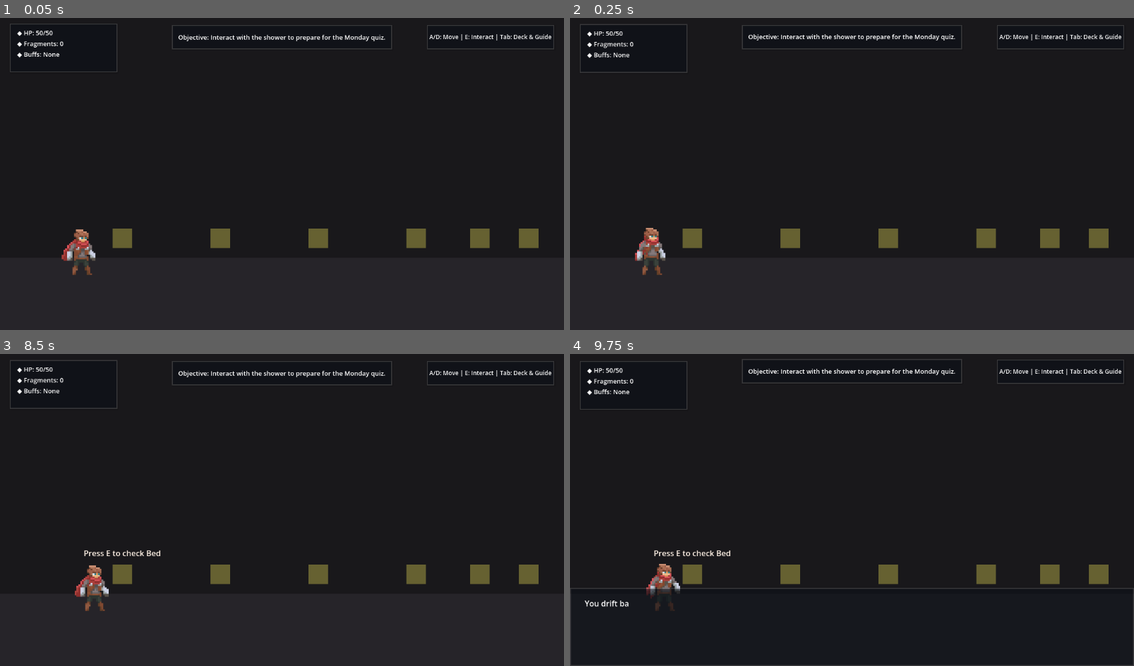
Above: before the commit, frames 1-4 (two rows, left to right).
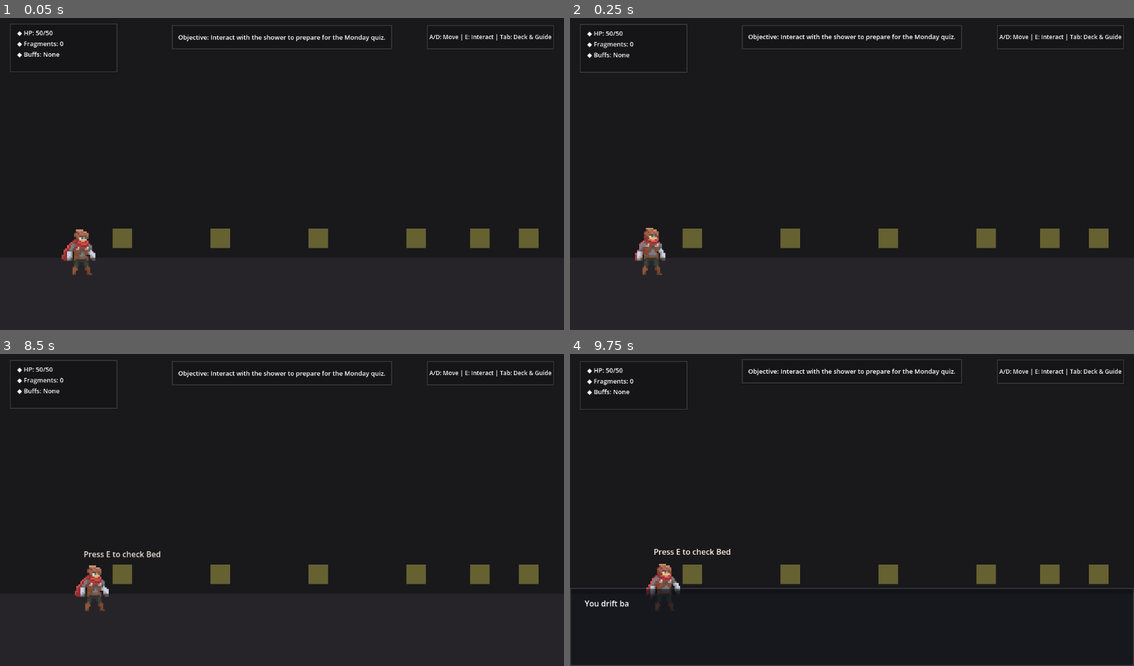
Above: after the commit, the same moments.

Repository: Team-Diospa/Before-The-Colours-Fade
Game: Godot game, scene res://scenes/exploration/apartment.tscn
Two runs of this game, one before a commit and one after it. Both use one fixed random seed, a clock stepped at 60 frames per second and the inputs below.
Inputs (mouse positions are in pixels of both pictures, inside the frame that each line leads up to):
- Up to frame 1 (0.05 s): no input
- Up to frame 2 (0.25 s): no input
- Up to frame 3 (8.5 s): tap Enter at 0.5 s; move the mouse to (406, 491) at 0.52 s; tap A (a) at 0.6, 3.8 s; click (406, 491) at 0.67 s; tap D (d) at 0.8, 5.1, 8.3 s; drag from (169, 522) to (315, 569) at 1.27 s; move the mouse to (338, 438) at 2.02 s; hold E (e) 2.03-2.75 s; click (338, 438) at 2.17 s; tap S (s) at 2.3, 6.6 s; drag from (253, 572) to (479, 569) at 2.77 s; move the mouse to (451, 556) at 3.52 s; tap W (w) at 3.6, 6.8, 8.1 s; click (451, 556) at 3.67 s; drag from (112, 460) to (315, 569) at 4.27 s; move the mouse to (310, 506) at 5.02 s; hold E (e) 5.03-5.75 s; click (310, 506) at 5.17 s; drag from (197, 428) to (417, 569) at 5.77 s; move the mouse to (406, 491) at 6.52 s; click (406, 491) at 6.67 s; drag from (169, 522) to (253, 572) at 7.27 s; move the mouse to (338, 438) at 8.02 s; click (338, 438) at 8.17 s
- Up to frame 4 (9.75 s): tap E (e) at 8.75 s; drag from (823, 572) to (1049, 569) at 8.77 s; click "Sleep (Avoid the morning)" at 9.5 s

The runs differ from the first frame. In frame 3, 0.2% of the frame differs, in the area x 14-29%, y 62-66%; in frame 4, 0.2%, in the area x 14-29%, y 62-65%.

Commit message:
feat: implement core game systems including main menu, interaction component, and scene management singletons

Diff:
--- a/core/components/Interactable.gd
+++ b/core/components/Interactable.gd
@@ -18,6 +18,9 @@
 # Programmatic UI prompt label.
 var prompt_label: Label
 
+# Accumulate elapsed time for the vertical bobbing animation.
+var _time: float = 0.0
+
 func _ready() -> void:
 	# Create and configure visual prompt label.
 	prompt_label = Label.new()
@@ -32,6 +35,12 @@
 	# Connect local Area2D signals to handle proximity detection.
 	body_entered.connect(_on_body_entered)
 	body_exited.connect(_on_body_exited)
+
+func _process(delta: float) -> void:
+	# Gently bob the prompt label vertically when the player is nearby to draw visual attention.
+	if is_player_near and prompt_label.visible:
+		_time += delta
+		prompt_label.position.y = -95.0 + sin(_time * 4.0) * 4.0
 
 func _input(event: InputEvent) -> void:
 	# Check if player is near and presses the mapped interaction key 'e'.
@@ -51,8 +60,20 @@
 	if body is ExplorationPlayer:
 		is_player_near = true
 		prompt_label.visible = true
+		prompt_label.modulate.a = 0.0
+		# Reset positions and run a smooth fade-in tween
+		_time = 0.0
+		prompt_label.position.y = -95.0
+		var tw = create_tween()
+		tw.tween_property(prompt_label, "modulate:a", 1.0, 0.15)
 
 func _on_body_exited(body: Node2D) -> void:
 	if body is ExplorationPlayer:
 		is_player_near = false
-		prompt_label.visible = false
+		# Run a smooth fade-out tween to avoid harsh visual popping
+		var tw = create_tween()
+		tw.tween_property(prompt_label, "modulate:a", 0.0, 0.12)
+		await tw.finished
+		# Ensure player hasn't quickly re-entered the zone before hiding
+		if not is_player_near:
+			prompt_label.visible = false
--- a/core/singletons/DialogueSystem.gd
+++ b/core/singletons/DialogueSystem.gd
@@ -68,7 +68,7 @@
 		style_box.shadow_offset = Vector2(2, 2)
 
 		text_label.add_theme_color_override("font_color", Color(1.0, 1.0, 1.0, 1.0))
-		speaker_label.add_theme_color_override("font_color", Color(0.4, 0.7, 1.0, 1.0)) # Sky blue badge
+		speaker_label.add_theme_color_override("font_color", Color(0.85, 0.85, 0.9, 1.0)) # Soft silver speaker badge
 		continue_indicator.add_theme_color_override("font_color", Color(0.6, 0.7, 0.8, 1.0))
 
 	dialogue_panel.add_theme_stylebox_override("panel", style_box)
@@ -239,10 +239,11 @@
 			body_text = parts[1]
 
 	if speaker != "":
+		# RATIONALE: Strip brackets if the name is wrapped in them, and do not add brackets to speaker names.
 		if speaker.begins_with("[") and speaker.ends_with("]"):
+			speaker_label.text = speaker.substr(1, speaker.length() - 2)
+		else:
 			speaker_label.text = speaker
-		else:
-			speaker_label.text = "[" + speaker + "]"
 	else:
 		speaker_label.text = ""
 
@@ -250,20 +251,24 @@
 	text_label.text = body_text
 
 	# Style-specific text modulations for high contrast and readability.
-	if speaker_label.text == "[System]":
+	if speaker_label.text == "System":
 		if _is_dream_world:
-			text_label.add_theme_color_override("font_color", Color(0.55, 0.4, 0.1, 1.0)) # Golden-brown system text in dream
-			speaker_label.add_theme_color_override("font_color", Color(0.55, 0.4, 0.1, 1.0))
+			# RATIONALE: Use a neutral graphite/pencil-grey color for the system speaker and system message text
+			# to fit cleanly into the warm beige sketch style of the dream world without dirty green/brown tints.
+			text_label.add_theme_color_override("font_color", Color(0.3, 0.3, 0.35, 1.0))
+			speaker_label.add_theme_color_override("font_color", Color(0.3, 0.3, 0.35, 1.0))
 		else:
-			text_label.add_theme_color_override("font_color", Color(0.8, 0.7, 0.4, 1.0)) # Muted gold system text in reality
-			speaker_label.add_theme_color_override("font_color", Color(0.8, 0.7, 0.4, 1.0))
+			# RATIONALE: Use a neutral light silver-grey color for the system speaker and system message text
+			# to stand out clearly but elegantly in the dark slate reality style without jarring amber highlights.
+			text_label.add_theme_color_override("font_color", Color(0.8, 0.8, 0.85, 1.0))
+			speaker_label.add_theme_color_override("font_color", Color(0.8, 0.8, 0.85, 1.0))
 	else:
 		if _is_dream_world:
 			text_label.add_theme_color_override("font_color", Color(0.12, 0.12, 0.15, 1.0)) # Dark slate body in dream
 			speaker_label.add_theme_color_override("font_color", Color(0.65, 0.25, 0.15, 1.0)) # Warm brick-red speaker in dream
 		else:
 			text_label.add_theme_color_override("font_color", Color(1.0, 1.0, 1.0, 1.0)) # White body in reality
-			speaker_label.add_theme_color_override("font_color", Color(0.4, 0.7, 1.0, 1.0)) # Sky blue speaker in reality
+			speaker_label.add_theme_color_override("font_color", Color(0.85, 0.85, 0.9, 1.0)) # Soft silver speaker in reality
 
 	# Print to console for editor debugging.
 	print("[Dialogue Node ID: ", node_id, "] ", raw_text)
@@ -324,8 +329,8 @@
 				style_normal.shadow_size = 2
 				style_normal.shadow_offset = Vector2(1, 1)
 
-				style_hover.bg_color = Color(0.14, 0.18, 0.26, 0.6)
-				style_hover.border_color = Color(0.3, 0.6, 0.9, 0.5) # Soft ice blue outline
+				style_hover.bg_color = Color(0.18, 0.18, 0.22, 0.6) # Translucent grey glass hover background
+				style_hover.border_color = Color(0.8, 0.8, 0.8, 0.5) # Soft silver highlight outline
 				style_hover.shadow_color = Color(0, 0, 0, 0.15)
 				style_hover.shadow_size = 2
 				style_hover.shadow_offset = Vector2(1, 1)
@@ -335,7 +340,7 @@
 				style_pressed.shadow_offset = Vector2(0, 0)
 
 				btn.add_theme_color_override("font_color", Color(1.0, 1.0, 1.0, 1.0))
-				btn.add_theme_color_override("font_hover_color", Color(0.4, 0.7, 1.0, 1.0))
+				btn.add_theme_color_override("font_hover_color", Color(1.0, 1.0, 1.0, 1.0)) # Crisp white hover text
 				btn.add_theme_color_override("font_pressed_color", Color(1.0, 1.0, 1.0, 1.0))
 
 			btn.add_theme_stylebox_override("normal", style_normal)
--- a/core/singletons/ExplorationHUD.gd
+++ b/core/singletons/ExplorationHUD.gd
@@ -46,7 +46,7 @@
 	# Premium dark pixel styling (no rounded corners, disabled anti-aliasing, retro shadow).
 	# Restyled to translucent glassmorphism with square corners and a thin white highlight border.
 	var style_box = StyleBoxFlat.new()
-	style_box.bg_color = Color(0.04, 0.06, 0.1, 0.45) # Glossy translucent dark slate blue
+	style_box.bg_color = Color(0.08, 0.08, 0.08, 0.5) # Neutral translucent dark slate grey
 	style_box.corner_radius_bottom_left = 0
 	style_box.corner_radius_bottom_right = 0
 	style_box.corner_radius_top_left = 0
@@ -173,7 +173,7 @@
 	title_lbl.text = "PLAYER STATUS & DECK INVENTORY"
 	title_lbl.horizontal_alignment = HORIZONTAL_ALIGNMENT_CENTER
 	title_lbl.add_theme_font_size_override("font_size", 16)
-	title_lbl.modulate = Color(0.4, 0.7, 1.0, 1.0)
+	title_lbl.modulate = Color(0.9, 0.9, 0.9, 1.0) # Soft silver/white modulate
 	main_vbox.add_child(title_lbl)
 
 	var header_spacer = Control.new()
--- a/scenes/combat/CombatVisuals.gd
+++ b/scenes/combat/CombatVisuals.gd
@@ -55,9 +55,9 @@
 	# Health actual fill line (smoothly lerping red vector)
 	draw_line(Vector2(player_x_start, player_y_bar), Vector2(player_x_start + 180 * smooth_player_hp_ratio, player_y_bar), Color(0.8, 0.25, 0.25, 0.75), 5.0)
 
-	# Muted block shield highlight outline
+	# Muted block shield highlight outline (translucent silver)
 	if manager.player_block > 0:
-		draw_rect(Rect2(player_x_start - 4, player_y_bar - 6, 188, 12), Color(0.25, 0.45, 0.75, 0.35), false, 1.5)
+		draw_rect(Rect2(player_x_start - 4, player_y_bar - 6, 188, 12), Color(0.8, 0.8, 0.8, 0.45), false, 1.5)
 
 	# 4. Enemy Stats Frame and Health Line (X = 800 to 1000, Y = 150 to 250)
 	var enemy_x_start = 810
@@ -71,9 +71,9 @@
 	# Health actual fill line (smoothly lerping red vector)
 	draw_line(Vector2(enemy_x_start, enemy_y_bar), Vector2(enemy_x_start + 180 * smooth_enemy_hp_ratio, enemy_y_bar), Color(0.8, 0.25, 0.25, 0.75), 5.0)
 
-	# Muted block shield highlight outline
+	# Muted block shield highlight outline (translucent silver)
 	if manager.enemy_block > 0:
-		draw_rect(Rect2(enemy_x_start - 4, enemy_y_bar - 6, 188, 12), Color(0.25, 0.45, 0.75, 0.35), false, 1.5)
+		draw_rect(Rect2(enemy_x_start - 4, enemy_y_bar - 6, 188, 12), Color(0.8, 0.8, 0.8, 0.45), false, 1.5)
 
 	# 5. Sun (top-right, X = 1050, Y = 80)
 	var sun_color = Color(0.9, 0.75, 0.15, 1.0) # Warm sienna/yellow
